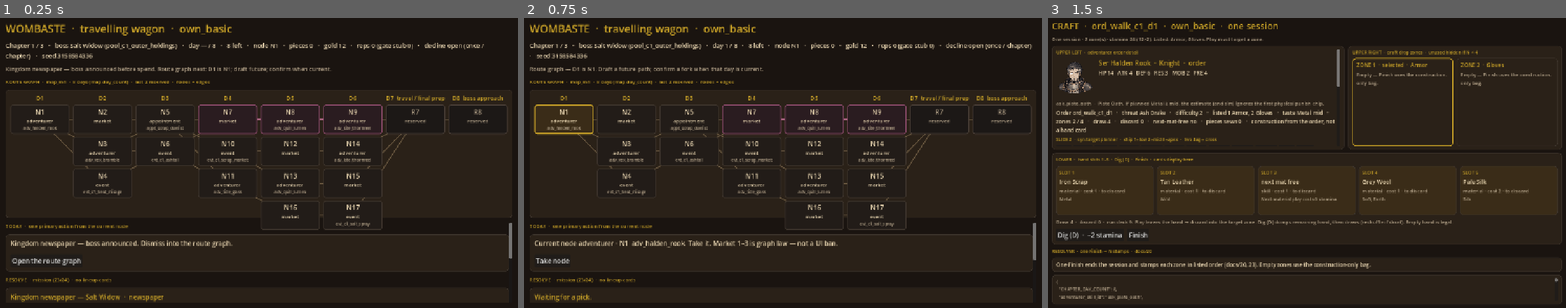
Above: before the commit, frames 1-3 (left to right).
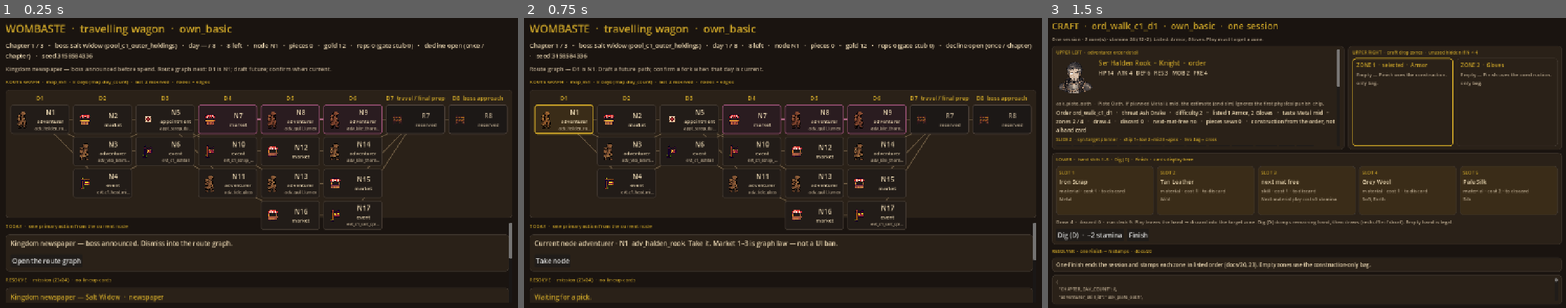
Above: after the commit, the same moments.

Repository: jc-renaisssance/chaos-atelier
Game: Godot game, scene res://src/ui/schedule/schedule_board.tscn
The game is run twice, just before and just after one commit, with the same random seed, the same clock (stepped at 60 frames per second) and the same inputs.
Inputs:
- Up to frame 1 (0.25 s): no input
- Up to frame 2 (0.75 s): click "Open the route graph" at 0.5 s
- Up to frame 3 (1.5 s): click "Take node" at 1.25 s

The runs differ from the first frame. In frame 1, 3.7% of the frame differs, in the area x 3-97%, y 31-73%; in frame 2, 3.7%; in frame 3, nothing differs.

Commit message:
feat(client): wire route kind chips and Dex tab/row art
Show the stamped 48px kind chips on the existing route cards and the
96px Dex tab, met-adventurer, and seen-enemy icons on the #35 list.

Co-authored-by: jc-renaisssance <jc-renaisssance@users.noreply.github.com>

Diff:
--- a/src/ui/dex/dex_screen.gd
+++ b/src/ui/dex/dex_screen.gd
@@ -1,7 +1,7 @@
 class_name DexScreen
 extends Control
 ## Ugly Dex list (docs/31). Shop / menu overlay. Read-only of the profile / meta save.
-## Tabs: Builds | Crafts | Adventurers | Enemies. No portraits, no lore, no write paths.
+## Tabs: Builds | Crafts | Adventurers | Enemies. Tab chips + met/seen row icons. No lore, no write paths.
 
 ## Godot 4.7: Color.html is not a constant expression — use Color(r, g, b) literals.
 const INK := Color(0.91, 0.835, 0.69)
@@ -12,6 +12,44 @@
 const BORDER := Color(0.239, 0.204, 0.173)
 const TABS := ["Builds", "Crafts", "Adventurers", "Enemies"]
 const UNKNOWN := "?"
+const TAB_PX := 96
+const ROW_PX := 96
+## Market chrome A selected tint. One frame per tab; selected modulates it.
+const TAB_HOT := Color(1.08, 1.04, 0.82)
+## Stamped Dex tab faces (art #58). Missing preload → text button as #35.
+const TAB_ICONS := {
+	"Builds": preload("res://assets/dex/tab_builds.png"),
+	"Crafts": preload("res://assets/dex/tab_crafts.png"),
+	"Adventurers": preload("res://assets/dex/tab_adventurers.png"),
+	"Enemies": preload("res://assets/dex/tab_enemies.png"),
+}
+## Same busts as CraftTable.PORTRAITS. No second portrait set. No appt_* file.
+const PORTRAITS := {
+	"adv_halden_rook": preload("res://assets/adv/adv_halden_rook.png"),
+	"adv_vex_bramble": preload("res://assets/adv/adv_vex_bramble.png"),
+	"adv_solenne_ward": preload("res://assets/adv/adv_solenne_ward.png"),
+	"adv_quill_lumen": preload("res://assets/adv/adv_quill_lumen.png"),
+	"adv_neri_paleink": preload("res://assets/adv/adv_neri_paleink.png"),
+	"adv_marrowveil": preload("res://assets/adv/adv_marrowveil.png"),
+	"adv_kite_thornreel": preload("res://assets/adv/adv_kite_thornreel.png"),
+	"adv_mask_circlet": preload("res://assets/adv/adv_mask_circlet.png"),
+	"adv_whisper_hem": preload("res://assets/adv/adv_whisper_hem.png"),
+	"adv_tide_glass": preload("res://assets/adv/adv_tide_glass.png"),
+	"adv_brine_latch": preload("res://assets/adv/adv_brine_latch.png"),
+	"adv_rime_peddler": preload("res://assets/adv/adv_rime_peddler.png"),
+}
+## Enemy stamp A. Shown only when the row is already seen or fought.
+const BOSS_ICONS := {
+	"boss_ash_drake": preload("res://assets/dex/boss_ash_drake.png"),
+	"boss_salt_widow": preload("res://assets/dex/boss_salt_widow.png"),
+	"boss_rust_knave": preload("res://assets/dex/boss_rust_knave.png"),
+	"boss_mire_bride": preload("res://assets/dex/boss_mire_bride.png"),
+	"boss_bog_king": preload("res://assets/dex/boss_bog_king.png"),
+	"boss_pale_choir": preload("res://assets/dex/boss_pale_choir.png"),
+	"boss_gilded_warden": preload("res://assets/dex/boss_gilded_warden.png"),
+	"boss_ivory_judge": preload("res://assets/dex/boss_ivory_judge.png"),
+	"boss_sunspear_captain": preload("res://assets/dex/boss_sunspear_captain.png"),
+}
 
 signal closed
 
@@ -56,7 +94,7 @@
 	var head := HBoxContainer.new()
 	head.add_theme_constant_override("separation", 8)
 	root.add_child(head)
-	_title = _label("DEX  ·  ugly list  ·  profile / meta  ·  no art", 22, GOLD)
+	_title = _label("DEX  ·  ugly list  ·  profile / meta", 22, GOLD)
 	_title.size_flags_horizontal = Control.SIZE_EXPAND_FILL
 	head.add_child(_title)
 	head.add_child(_btn("Close", _on_close))
@@ -79,6 +117,7 @@
 	for tab in TABS:
 		var tab_name := String(tab)
 		var chip := _btn(tab_name, _on_tab.bind(tab_name))
+		_apply_tab_icon(chip, tab_name)
 		_tab_row.add_child(chip)
 		_tab_buttons[tab_name] = chip
 
@@ -93,6 +132,7 @@
 	_list = ItemList.new()
 	_list.size_flags_horizontal = Control.SIZE_EXPAND_FILL
 	_list.size_flags_vertical = Control.SIZE_EXPAND_FILL
+	_list.texture_filter = CanvasItem.TEXTURE_FILTER_NEAREST
 	list_panel.add_child(_list)
 
 
@@ -113,7 +153,9 @@
 func _refresh_tabs() -> void:
 	for tab in _tab_buttons.keys():
 		var chip: Button = _tab_buttons[tab]
-		chip.disabled = String(tab) == _tab
+		var on := String(tab) == _tab
+		chip.disabled = on
+		chip.modulate = TAB_HOT if on else Color.WHITE
 
 
 func _source_line() -> String:
@@ -134,12 +176,25 @@
 	if _list == null:
 		return
 	_list.clear()
+	## Row icons are 96 only on the tabs that have them. Builds / Crafts stay text-height.
+	if _tab == "Adventurers" or _tab == "Enemies":
+		_list.fixed_icon_size = Vector2(ROW_PX, ROW_PX)
+	else:
+		_list.fixed_icon_size = Vector2.ZERO
 	var lines: PackedStringArray = _lines_for_tab(_tab)
+	var icons: Array = _icons_for_tab(_tab)
 	if lines.is_empty():
 		_list.add_item(UNKNOWN)
 		return
-	for line in lines:
-		_list.add_item(String(line))
+	for i in lines.size():
+		var tex: Texture2D = null
+		if i < icons.size():
+			var found: Variant = icons[i]
+			tex = found as Texture2D
+		if tex != null:
+			_list.add_item(String(lines[i]), tex)
+		else:
+			_list.add_item(String(lines[i]))
 
 
 func _lines_for_tab(tab: String) -> PackedStringArray:
@@ -291,6 +346,69 @@
 	return {}
 
 
+func _icons_for_tab(tab: String) -> Array:
+	match tab:
+		"Adventurers":
+			return _adventurer_icons()
+		"Enemies":
+			return _enemy_icons()
+		_:
+			## Builds and Crafts rows stay text. No outlook / con_* icon.
+			return []
+
+
+func _adventurer_icons() -> Array:
+	var icons: Array = []
+	var ids := AdventurerCatalog.all_named_ids()
+	for raw in ids:
+		var adv_id := String(raw)
+		if adv_id.is_empty() or adv_id.begins_with("appt_"):
+			continue
+		icons.append(_adventurer_icon(adv_id, _adventurer_row(adv_id)))
+	return icons
+
+
+func _adventurer_icon(adv_id: String, row: Dictionary) -> Texture2D:
+	## Unmet stays ? with no bust. Missing png on a met row → text line only.
+	if adv_id.is_empty() or adv_id.begins_with("appt_"):
+		return null
+	if row.is_empty() or not bool(row.get("met", false)):
+		return null
+	var found: Variant = PORTRAITS.get(adv_id)
+	return found as Texture2D
+
+
+func _enemy_icons() -> Array:
+	var icons: Array = []
+	for raw in ThreatCatalog.BOSSES.keys():
+		var threat_id := String(raw)
+		if threat_id.is_empty() or not ThreatCatalog.is_boss(threat_id):
+			continue
+		icons.append(_enemy_icon(threat_id, _enemy_row(threat_id)))
+	return icons
+
+
+func _enemy_icon(threat_id: String, row: Dictionary) -> Texture2D:
+	## Stamp A: icon only when the row already shows a name (seen or fought).
+	var seen := bool(row.get("seen", false))
+	var fought := bool(row.get("fought", false))
+	if not seen and not fought:
+		return null
+	var found: Variant = BOSS_ICONS.get(threat_id)
+	return found as Texture2D
+
+
+func _apply_tab_icon(chip: Button, tab_name: String) -> void:
+	chip.texture_filter = CanvasItem.TEXTURE_FILTER_NEAREST
+	var found: Variant = TAB_ICONS.get(tab_name)
+	var tex: Texture2D = found as Texture2D
+	if tex == null:
+		return
+	chip.icon = tex
+	chip.expand_icon = false
+	chip.add_theme_constant_override("icon_max_width", TAB_PX)
+
+
 func _label(text: String, size: int, color: Color) -> Label:
 	var lab := Label.new()
 	lab.text = text
--- a/src/ui/schedule/route_graph_view.gd
+++ b/src/ui/schedule/route_graph_view.gd
@@ -1,6 +1,7 @@
 class_name RouteGraphView
 extends Control
-## Ugly M1 route graph: nodes + edges, columns by day (docs/22). Art Later.
+## Ugly M1 route graph: nodes + edges, columns by day (docs/22).
+## Kind chips sit on RouteNodeView. Edges stay draw_line.
 
 signal node_picked(node_id: String)
 
--- a/src/ui/schedule/route_node_view.gd
+++ b/src/ui/schedule/route_node_view.gd
@@ -1,10 +1,25 @@
 class_name RouteNodeView
 extends PanelContainer
-## Ugly M1 graph node: type + id only (docs/22). Art Later.
+## Ugly M1 graph node (docs/22). Three text lines stay.
+## Kind chip: res://assets/route/kind_<display_kind()>.png at 48×48 when preloaded.
+## Missing texture keeps the #41 text card. One texture, modulated by bind() flags.
 
 signal picked(node_id: String)
 
+const KIND_PX := 48
+## Stamped route chips (art #58, size B). Wire shop → display_kind() market. No kind_shop.png.
+const KIND_ICONS := {
+	"market": preload("res://assets/route/kind_market.png"),
+	"adventurer": preload("res://assets/route/kind_adventurer.png"),
+	"appointment": preload("res://assets/route/kind_appointment.png"),
+	"event": preload("res://assets/route/kind_event.png"),
+	"reserved": preload("res://assets/route/kind_reserved.png"),
+}
+## Market chrome A selected tint. Hot route flags reuse it; no second painted frame.
+const CHIP_HOT := Color(1.08, 1.04, 0.82)
+
 var _style: StyleBoxFlat
+var _kind_icon: TextureRect
 var _id_lab: Label
 var _kind_lab: Label
 var _ref_lab: Label
@@ -23,22 +38,26 @@
 	_style.content_margin_bottom = 6
 	add_theme_stylebox_override("panel", _style)
 	mouse_filter = Control.MOUSE_FILTER_STOP
+	var row := HBoxContainer.new()
+	row.add_theme_constant_override("separation", 4)
+	row.mouse_filter = Control.MOUSE_FILTER_IGNORE
+	row.size_flags_horizontal = Control.SIZE_EXPAND_FILL
+	row.size_flags_vertical = Control.SIZE_EXPAND_FILL
+	add_child(row)
+	_kind_icon = _kind_socket()
+	row.add_child(_kind_icon)
+	## Ellipsis labels report a 1px min width, so the 48 chip stays inside 108×72.
 	var box := VBoxContainer.new()
 	box.add_theme_constant_override("separation", 2)
 	box.mouse_filter = Control.MOUSE_FILTER_IGNORE
-	add_child(box)
-	_id_lab = Label.new()
-	_id_lab.horizontal_alignment = HORIZONTAL_ALIGNMENT_CENTER
-	_id_lab.add_theme_font_size_override("font_size", 16)
+	box.size_flags_horizontal = Control.SIZE_EXPAND_FILL
+	box.size_flags_vertical = Control.SIZE_SHRINK_CENTER
+	row.add_child(box)
+	_id_lab = _line(16)
 	box.add_child(_id_lab)
-	_kind_lab = Label.new()
-	_kind_lab.horizontal_alignment = HORIZONTAL_ALIGNMENT_CENTER
-	_kind_lab.add_theme_font_size_override("font_size", 12)
+	_kind_lab = _line(12)
 	box.add_child(_kind_lab)
-	_ref_lab = Label.new()
-	_ref_lab.horizontal_alignment = HORIZONTAL_ALIGNMENT_CENTER
-	_ref_lab.add_theme_font_size_override("font_size", 10)
-	_ref_lab.autowrap_mode = TextServer.AUTOWRAP_OFF
+	_ref_lab = _line(10)
 	box.add_child(_ref_lab)
 
 
@@ -106,3 +125,75 @@
 	_id_lab.add_theme_color_override("font_color", ink)
 	_kind_lab.add_theme_color_override("font_color", ink)
 	_ref_lab.add_theme_color_override("font_color", muted)
+	_bind_kind_icon(node, is_current, is_past, is_draft, is_cut, is_fork, is_bound)
+
+
+func _kind_socket() -> TextureRect:
+	var icon := TextureRect.new()
+	icon.custom_minimum_size = Vector2(KIND_PX, KIND_PX)
+	icon.expand_mode = TextureRect.EXPAND_IGNORE_SIZE
+	icon.stretch_mode = TextureRect.STRETCH_KEEP_ASPECT_CENTERED
+	icon.texture_filter = CanvasItem.TEXTURE_FILTER_NEAREST
+	icon.mouse_filter = Control.MOUSE_FILTER_IGNORE
+	icon.size_flags_vertical = Control.SIZE_SHRINK_CENTER
+	icon.visible = false
+	return icon
+
+
+func _bind_kind_icon(
+	node: RouteNode,
+	is_current: bool,
+	is_past: bool,
+	is_draft: bool,
+	is_cut: bool,
+	is_fork: bool,
+	is_bound: bool
+) -> void:
+	## display_kind() is the file id (shop → market). Unknown kind → text only.
+	var found: Variant = KIND_ICONS.get(node.display_kind())
+	var tex: Texture2D = found as Texture2D
+	_kind_icon.texture = tex
+	_kind_icon.visible = tex != null
+	if tex == null:
+		return
+	_kind_icon.modulate = _kind_modulate(
+		is_current, is_past, is_draft, is_cut, is_fork, is_bound, node.is_reserved()
+	)
+
+
+func _kind_modulate(
+	is_current: bool,
+	is_past: bool,
+	is_draft: bool,
+	is_cut: bool,
+	is_fork: bool,
+	is_bound: bool,
+	reserved: bool
+) -> Color:
+	## Same flag order as the StyleBox above. One chip, no per-flag texture.
+	if is_current:
+		return CHIP_HOT
+	if is_past:
+		return Color(0.62, 0.58, 0.52)
+	if is_cut:
+		return Color(0.4, 0.36, 0.32)
+	if is_fork:
+		return CHIP_HOT
+	if is_draft:
+		return Color(0.8, 0.76, 0.64)
+	if is_bound:
+		return Color(0.95, 0.78, 0.86)
+	if reserved:
+		return Color(0.62, 0.58, 0.52)
+	return Color.WHITE
+
+
+func _line(size: int) -> Label:
+	var lab := Label.new()
+	lab.horizontal_alignment = HORIZONTAL_ALIGNMENT_CENTER
+	lab.add_theme_font_size_override("font_size", size)
+	lab.mouse_filter = Control.MOUSE_FILTER_IGNORE
+	lab.size_flags_horizontal = Control.SIZE_EXPAND_FILL
+	lab.text_overrun_behavior = TextServer.OVERRUN_TRIM_ELLIPSIS
+	lab.clip_text = true
+	return lab
Not shown, changed: tools/verify_day_planner.py
Not shown, changed: tools/verify_dex_ui.py
